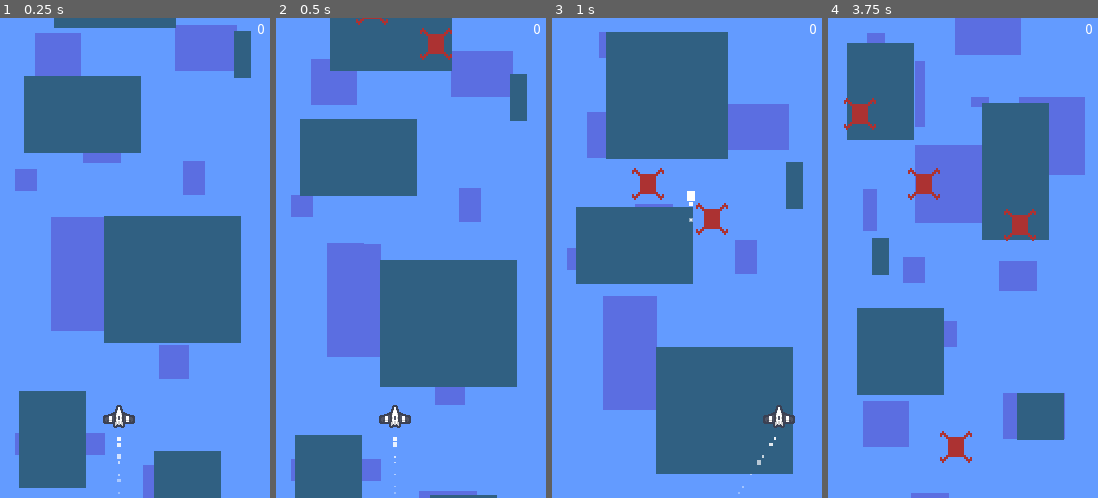
Above: before the commit, frames 1-4 (left to right).
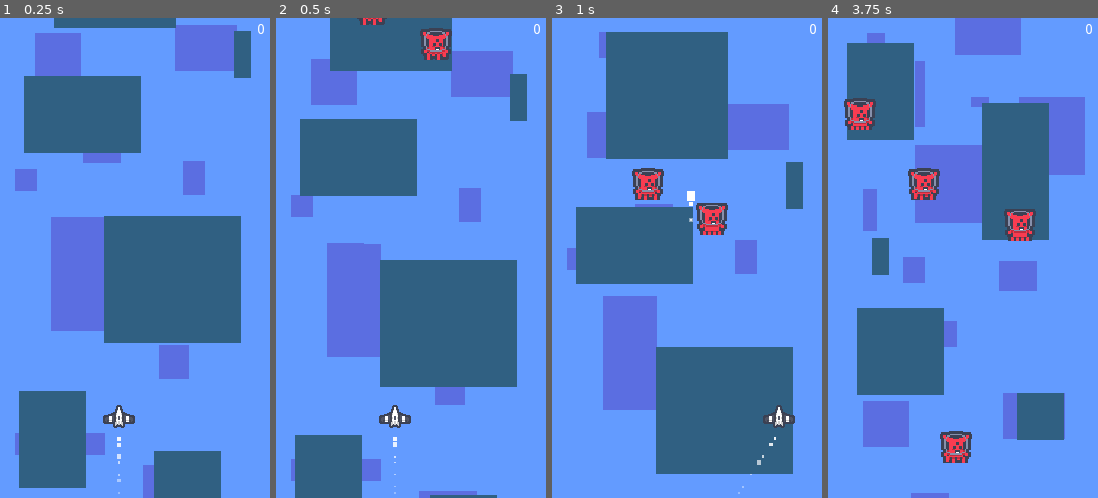
Above: after the commit, the same moments.

Repository: elektito/reverse-streak
Game: Godot game, scene res://Game.tscn
The game is run twice, just before and just after one commit, with the same random seed, the same clock (stepped at 60 frames per second) and the same inputs. Sound files missing from this copy of the repository are replaced by a short silence.
Inputs:
- Up to frame 1 (0.25 s): no input
- Up to frame 2 (0.5 s): no input
- Up to frame 3 (1 s): hold Right (right) from 0.53 s (still down); tap Space (shoot) at 0.6 s
- Up to frame 4 (3.75 s): release Right (right) at 1.28 s; hold Left (left) 1.28-2.03 s; tap Space (shoot) every 0.75 s from 1.35 to 3.6 s; hold Right (right) 2.03-3.53 s; hold Left (left) from 3.53 s (still down)

Frame 1 is identical in both runs. In frame 2, 0.9% of the frame differs, in the area x 29-66%, y 0-9%; in frame 3, 1.4%; in frame 4, 2.8%, in the area x 5-78%, y 16-93%.

Commit message:
Add new sprites
Sprites created using Kenney's creature mixer and ship mixer.

Diff:
--- a/Enemy.gd
+++ b/Enemy.gd
@@ -6,11 +6,18 @@
 
 export(EnemyType) var type = EnemyType.NORMAL_ENEMY setget set_type, get_type
 
+var size := Vector2(32, 32)
+
 var ship
 var keep_y = false
 var column
 
 onready var sprite = $sprite
+
+
+func _ready():
+	set_type(type)
+
 
 func _on_Enemy_area_entered(area):
 	if area.is_in_group("bullets"):
@@ -23,7 +30,7 @@
 	if ship and not ship.has_died and global_position.y >= ship.global_position.y and not keep_y:
 		$death_timer.start()
 		keep_y = true
-	elif ship.has_died and global_position.y >= ship.get_parent().get_parent().rect_size.y + sprite.texture.get_size().y:
+	elif ship.has_died and global_position.y >= ship.get_parent().get_parent().rect_size.y + size.y:
 		die()
 
 	if keep_y and ship:
@@ -46,11 +53,13 @@
 
 func set_type(value: int):
 	type = value
-	var sprites := {
-		EnemyType.NORMAL_ENEMY: preload("res://assets/enemy1.png"),
-		EnemyType.MOTHERSHIP: preload("res://assets/enemy2.png"),
+	if sprite == null:
+		return
+	var animations := {
+		EnemyType.NORMAL_ENEMY: 'enemy1',
+		EnemyType.MOTHERSHIP: 'mothership',
 	}
-	$sprite.texture = sprites[type]
+	sprite.animation = animations[type]
 
 
 func get_type() -> int:
--- a/Enemy.tscn
+++ b/Enemy.tscn
@@ -1,8 +1,38 @@
-[gd_scene load_steps=5 format=2]
+[gd_scene load_steps=11 format=2]
 
-[ext_resource path="res://assets/enemy1.png" type="Texture" id=1]
+[ext_resource path="res://assets/enemy1-sheet.png" type="Texture" id=1]
 [ext_resource path="res://Enemy.gd" type="Script" id=2]
 [ext_resource path="res://assets/enemy-explosion.wav" type="AudioStream" id=3]
+[ext_resource path="res://assets/mothership.png" type="Texture" id=4]
+
+[sub_resource type="AtlasTexture" id=7]
+atlas = ExtResource( 1 )
+region = Rect2( 0, 0, 32, 32 )
+
+[sub_resource type="AtlasTexture" id=8]
+atlas = ExtResource( 1 )
+region = Rect2( 32, 0, 32, 32 )
+
+[sub_resource type="AtlasTexture" id=9]
+atlas = ExtResource( 1 )
+region = Rect2( 64, 0, 32, 32 )
+
+[sub_resource type="AtlasTexture" id=10]
+atlas = ExtResource( 1 )
+region = Rect2( 96, 0, 32, 32 )
+
+[sub_resource type="SpriteFrames" id=6]
+animations = [ {
+"frames": [ SubResource( 7 ), SubResource( 8 ), SubResource( 9 ), SubResource( 10 ) ],
+"loop": true,
+"name": "enemy1",
+"speed": 5.0
+}, {
+"frames": [ ExtResource( 4 ) ],
+"loop": true,
+"name": "mothership",
+"speed": 5.0
+} ]
 
 [sub_resource type="RectangleShape2D" id=1]
 extents = Vector2( 16, 16 )
@@ -12,8 +42,11 @@
 collision_mask = 4
 script = ExtResource( 2 )
 
-[node name="sprite" type="Sprite" parent="."]
-texture = ExtResource( 1 )
+[node name="sprite" type="AnimatedSprite" parent="."]
+frames = SubResource( 6 )
+animation = "enemy1"
+frame = 3
+playing = true
 
 [node name="shape" type="CollisionShape2D" parent="."]
 shape = SubResource( 1 )
--- a/Game.gd
+++ b/Game.gd
@@ -102,7 +102,7 @@
 		return
 	var column = columns[randi() % len(columns)]
 	enemy.position.x = ship_size.x + column * ship_size.x
-	enemy.position.y = camera.position.y - enemy.get_node('sprite').texture.get_size().y
+	enemy.position.y = camera.position.y - enemy.size.y
 	enemy.ship = ship
 	enemy.type = 1 if randf() < mothership_spawn_rate else 0
 	enemy.column = column
Binary file added: assets/enemy1-sheet.png
Not shown, changed: assets/enemy1-sheet.png.import
Binary file removed: assets/enemy1.png
Binary file removed: assets/enemy2.png
Binary file added: assets/mothership.png
Not shown, changed: assets/mothership.png.import
